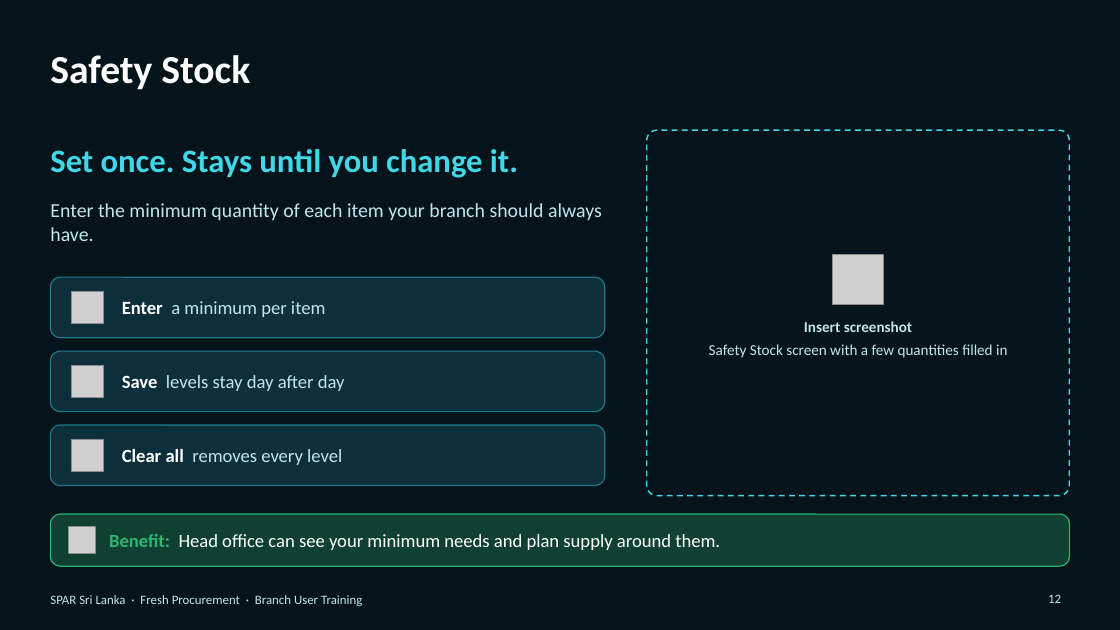
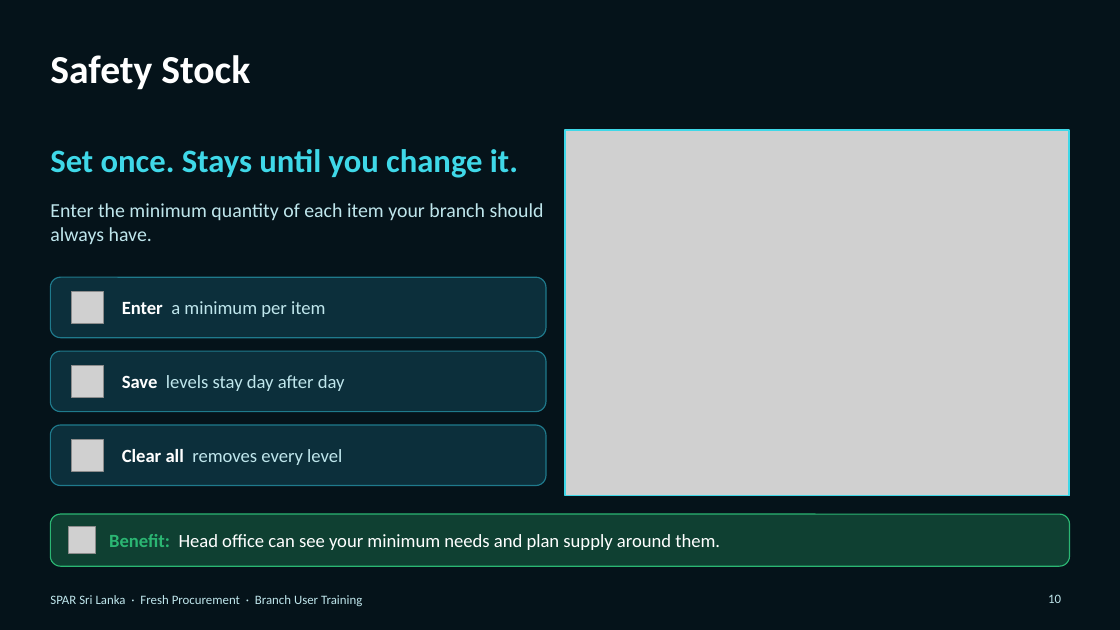
Before and after one commit to hpds4308/SPAR-Fresh-Procurement-, a slide deck: slide 10 of presentation/SPAR_Branch_User_Training_Deck_SAFE.pptx (slide 12 before the commit). Drawn at 1120x630 pixels with LibreOffice and Linux fonts; fonts in the diff are those of the drawing; grey boxes stand for pictures; background and template pictures are left out. Boxes give left, top, right and bottom in pixels: in the first picture for what was removed or moved away, otherwise in the second. Text is boxed around its words. In the diff, an @@ line names an element or a change of style, - is before the commit and + after.

```diff
--- a/presentation/SPAR_Branch_User_Training_Deck_SAFE.pptx
+++ b/presentation/SPAR_Branch_User_Training_Deck_SAFE.pptx
@@ picture added at [565,130,1070,496] @@
@@ rectangle added at [565,130,1070,496], outline #3FD8E8 1.5 pt @@
@@ rounded rectangle removed at [647,130,1070,496] @@
@@ text "Enter the minimum quantity of ..." rewrapped from [50,203,602,241] to [50,203,544,244] @@
@@ picture removed at [833,254,883,304] @@
@@ rounded rectangle: place and size @@
-rounded rectangle at [50,277,605,338]
+rounded rectangle at [50,277,546,338]
@@ text removed at [709,321,1007,358] @@
-Insert screenshot
-Safety Stock screen with a few quantities filled in
@@ rounded rectangle: place and size @@
-rounded rectangle at [50,351,605,412]
+rounded rectangle at [50,351,546,412]
@@ rounded rectangle: place and size @@
-rounded rectangle at [50,425,605,486]
+rounded rectangle at [50,425,546,486]
@@ page number at [1048,594,1061,603]: text changed @@
-12
+10
```
Also in this commit, not shown: 1 other slide changed, 2 slides removed, 2 other files.
